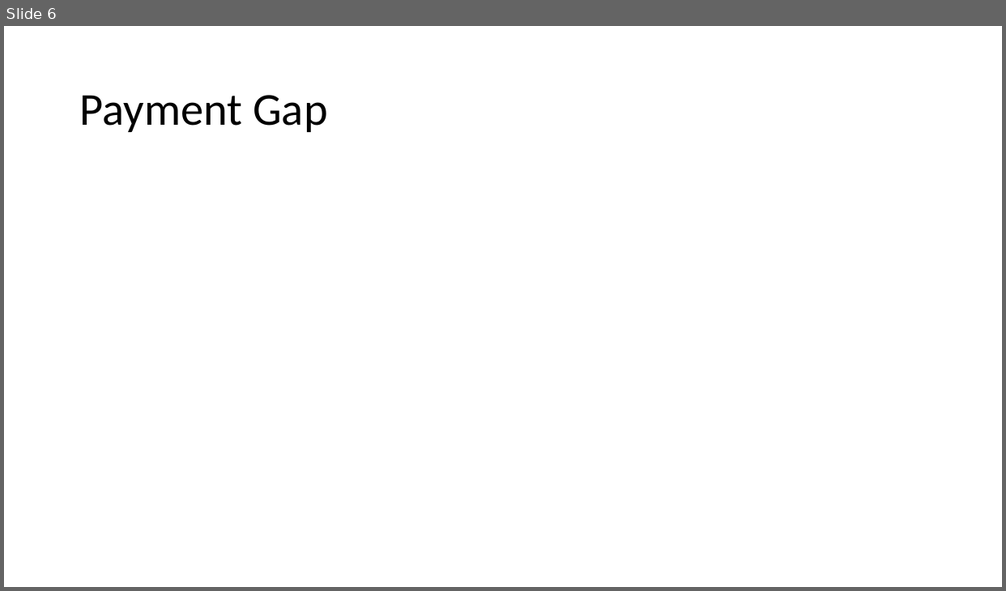
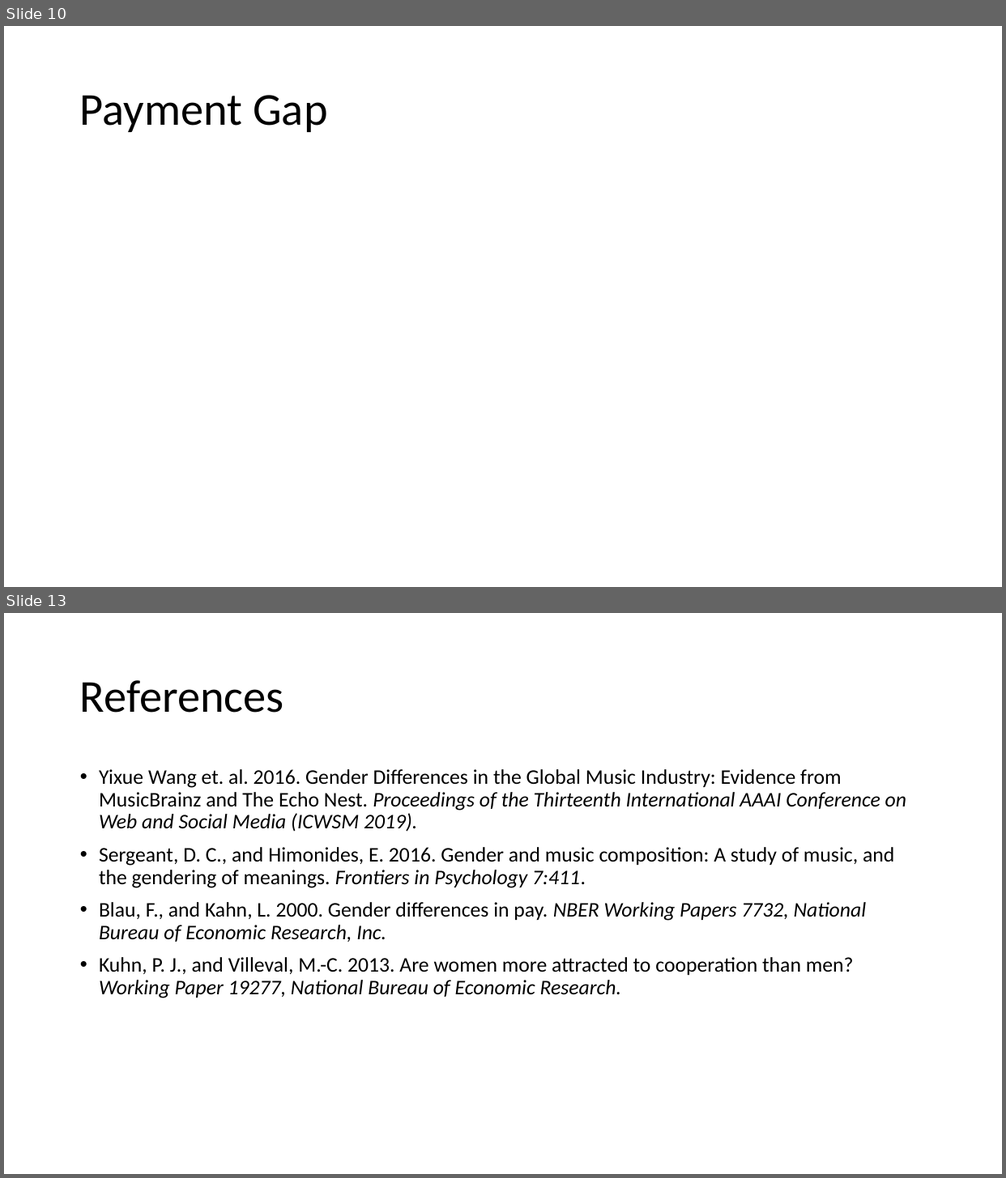
Before and after one commit to polando/GenderGap, a slide deck: Presentation/Final_presentation.pptx. Shown one above the other, each under a label of ours: slide 6 before the commit, slides 10 and 13 after it; the slides between them are not shown. The pictures are 1006x591 and 1006x1178 pixels, drawn with LibreOffice and Linux fonts; fonts in the diff are those of the drawing; grey boxes stand for pictures. Boxes give left, top, right and bottom in pixels: in the first picture for what was removed or moved away, otherwise in the second. Text is boxed around its words. In the diff, an @@ line names an element or a change of style, - is before the commit and + after.

```diff
--- a/Presentation/Final_presentation.pptx
+++ b/Presentation/Final_presentation.pptx
@@ slide 13 added at [4, 613, 1002, 1174], background #FFFFFF @@
@@ title added at [80, 680, 284, 713], 44 pt, text #000000 @@
+References
@@ text added at [99, 769, 906, 999], 20 pt, text #000000 @@
+• Yixue Wang et. al. 2016. Gender Differences in the Global Music Industry: Evidence from MusicBrainz and The Echo Nest. Proceedings of the Thirteenth International AAAI Conference on Web and Social Media (ICWSM 2019).
+• Sergeant, D. C., and Himonides, E. 2016. Gender and music composition: A study of music, and the gendering of meanings. Frontiers in Psychology 7:411.
+• Blau, F., and Kahn, L. 2000. Gender differences in pay. NBER Working Papers 7732, National Bureau of Economic Research, Inc.
+• Kuhn, P. J., and Villeval, M.-C. 2013. Are women more attracted to cooperation than men? Working Paper 19277, National Bureau of Economic Research.
@@ what was slide 6 is now slide 10 @@
```
Also in this commit, not shown: 3 slides changed, 9 other slides added, 2 slides removed.
